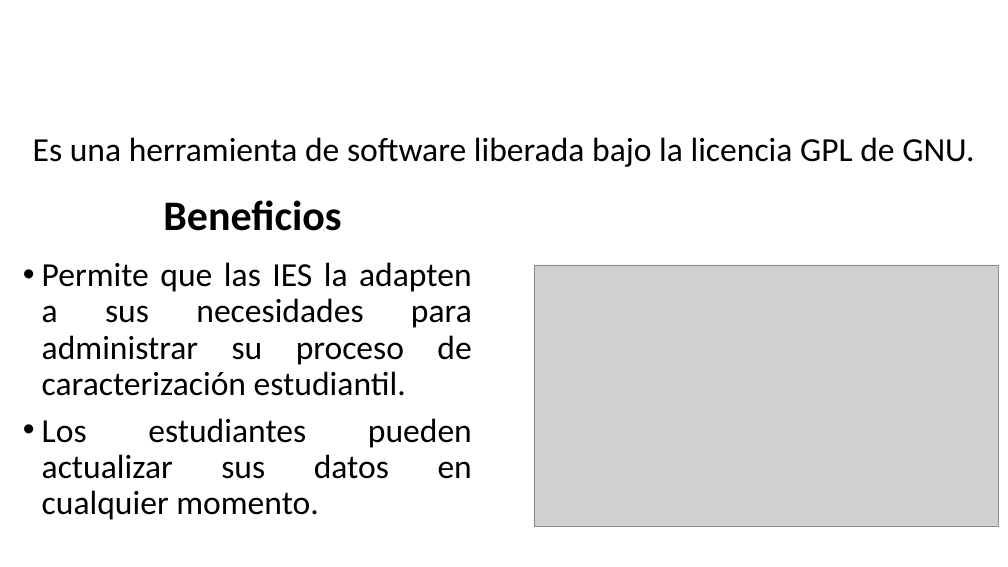
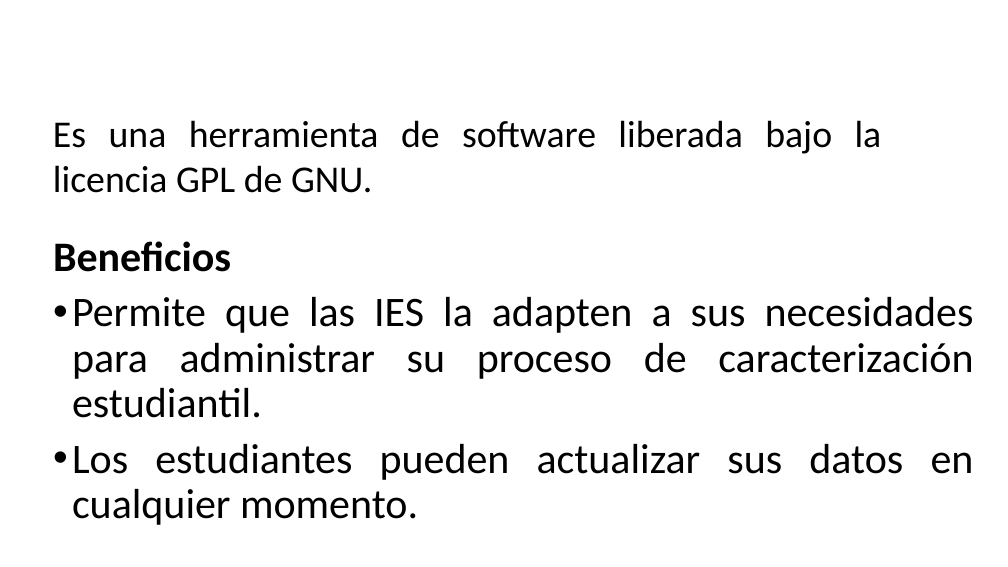
Before and after one commit to BrayanNovoa/uniminuto, a slide deck: slide 19 of expo/expo.pptx (slide 11 before the commit). Drawn at 1008x567 pixels with LibreOffice and Linux fonts; fonts in the diff are those of the drawing; grey boxes stand for pictures; background and template pictures are left out. Boxes give left, top, right and bottom in pixels: in the first picture for what was removed or moved away, otherwise in the second. Text is boxed around its words. In the diff, an @@ line names an element or a change of style, - is before the commit and + after.

```diff
--- a/expo/expo.pptx
+++ b/expo/expo.pptx
@@ text "Es una herramienta de software ...": place and size @@
-text "Es una herramienta de software ..." at [33,137,974,167]
+text "Es una herramienta de software ..." at [53,120,882,193]
@@ text "Es una herramienta de software ..." at [53,120,882,193]: size 32 to 36 pt @@
@@ text "Beneficios": place and size @@
-text "Beneficios" at [163,200,341,231]
+text "Beneficios" at [53,241,231,272]
@@ text "Beneficios" at [53,241,231,272]: alignment centre to left @@
@@ picture removed at [534,265,998,526] @@
@@ text "Permite que las IES la ...": place and size @@
-text "Permite que las IES la ..." at [42,262,472,520]
+text "Permite que las IES la ..." at [72,297,974,525]
@@ text "Permite que las IES la ..." at [72,297,974,525]: size 32 to 40 pt @@
```
Also in this commit, not shown: 19 other slides changed, 7 slides added, 4 slides removed, 1 other file.
